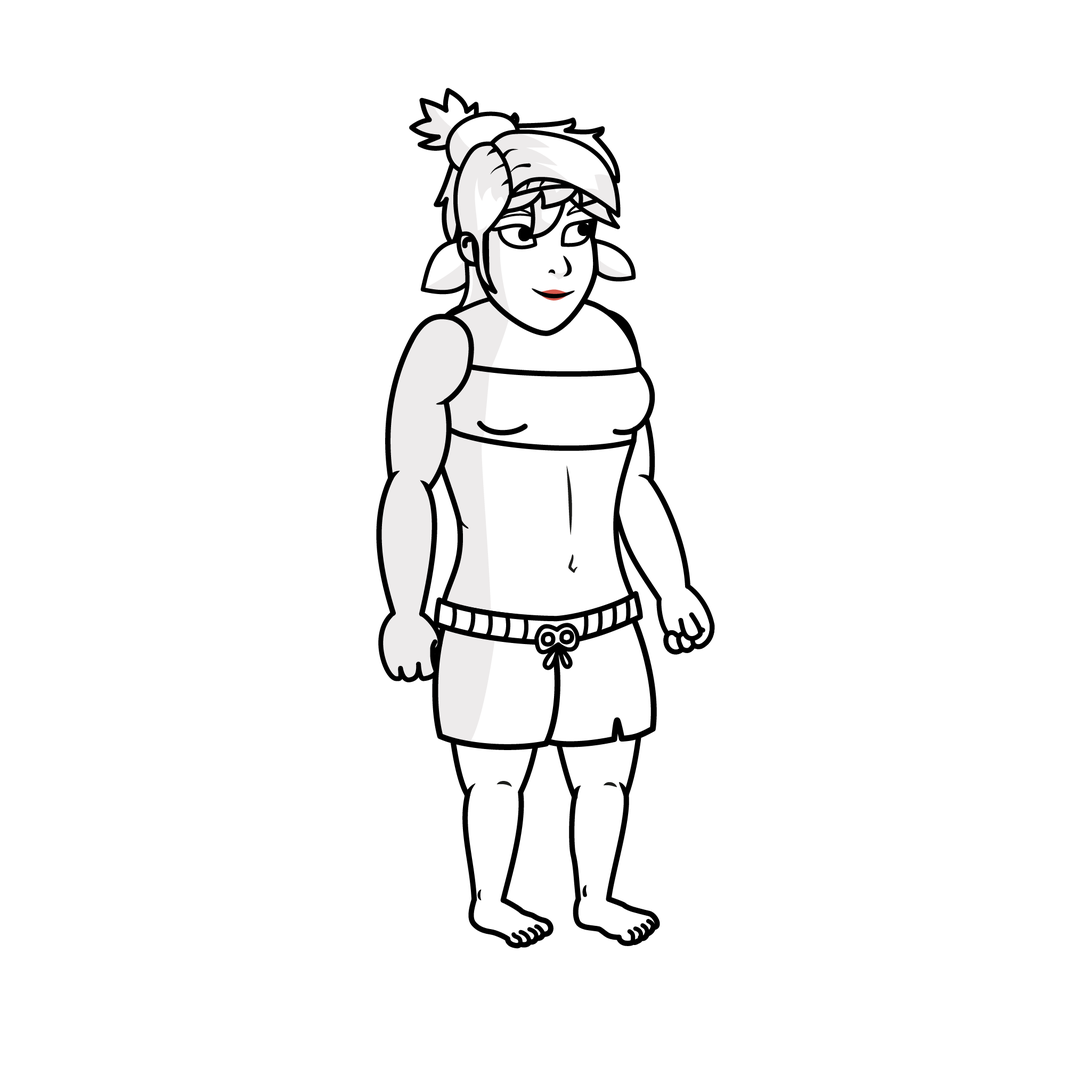
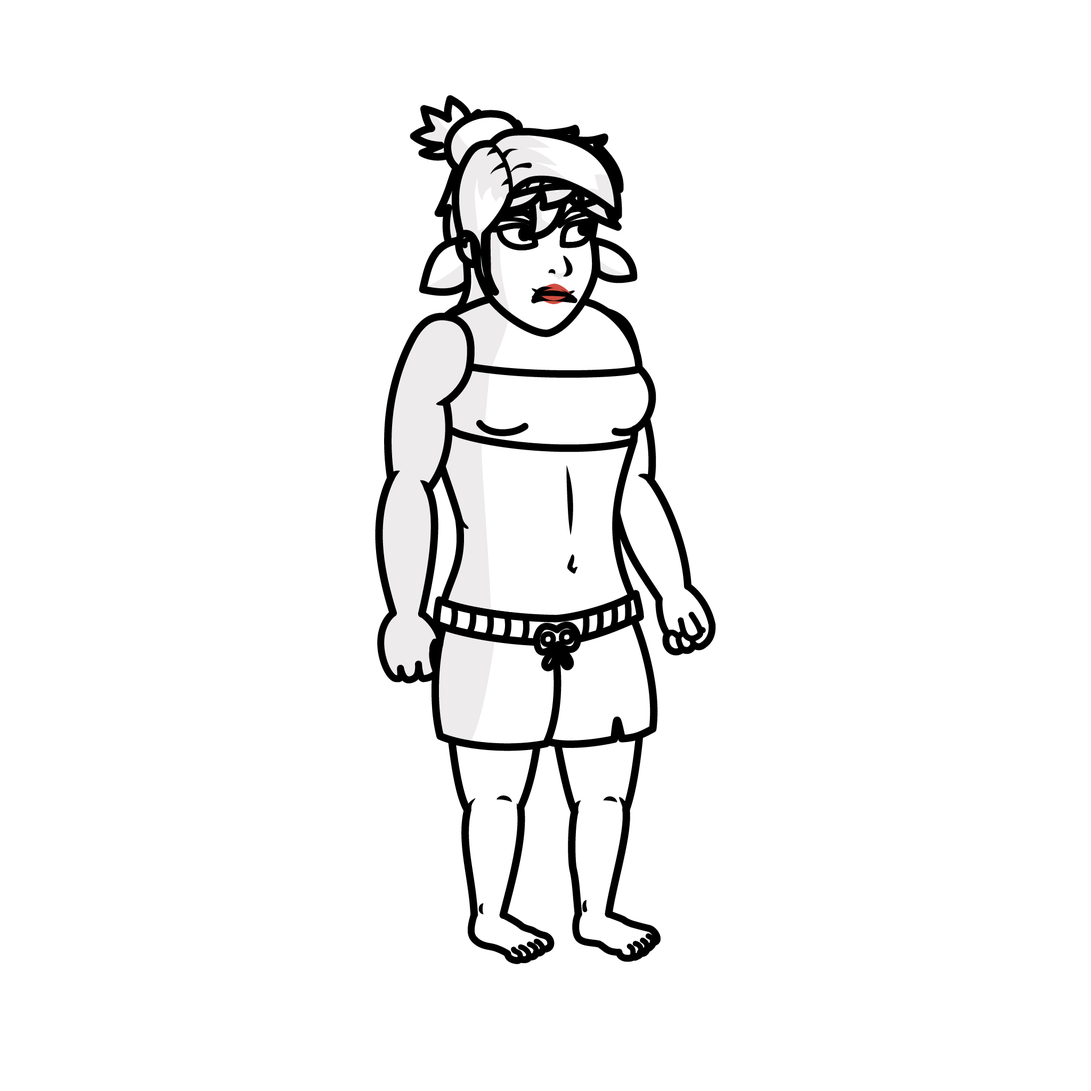
Before/after of a w=1091, h=1091 layered artwork. What changed in the layer stack:
painted on "Shoulder_L" over [384, 312, 475, 494]
added layer "Arm_L" (2nd of 2, in "Arm_L") in group "Arm_L" over [375, 468, 439, 620]
removed layer "Hair 4" (in "Head") from group "Head" over [450, 129, 621, 318]
removed layer "Hair 3" (in "Head") from group "Head" over [445, 111, 611, 299]
renamed "Arm_L" to "Hair 4", moved it into group "Head", painted on it over [376, 127, 623, 620]
renamed "Hand_L" to "Hair 3", moved it into group "Head", painted on it over [378, 109, 612, 683]
added layer "Hair 2" in group "Head" over [418, 132, 638, 297]
added layer "Hair 1" in group "Head" over [409, 94, 625, 257]
renamed "Hair 2" to "Eyebrows 2", moved it into group "Face", painted on it over [420, 134, 637, 295]
renamed "Hair 1" to "Eyebrows", moved it into group "Face", painted on it over [409, 87, 621, 248]
renamed "Eyebrows" to "Nose", painted on it over [495, 204, 598, 280]
renamed "Eyes" to "Mouth 3", painted on it over [490, 217, 596, 302]
painted on "Head" (2nd of 2, in "Head") over [455, 141, 601, 338]
painted on "Chest" over [435, 350, 657, 453]
painted on "Pelvis" over [432, 589, 645, 673]
painted on "Torso" over [422, 289, 644, 624]
painted on "P Thigh_L" over [431, 575, 562, 752]
painted on "Thigh_L" over [442, 577, 548, 815]
painted on "Calf_L" over [461, 774, 526, 920]
painted on "P Thigh_R" over [533, 572, 659, 749]
painted on "Thigh_R" over [543, 577, 646, 817]
painted on "Calf_R" over [568, 773, 631, 919]
painted on "Shoulder_R" over [567, 307, 657, 507]
painted on "Arm_R" (2nd of 2, in "Arm_R") over [609, 469, 692, 604]
…and 8 more changes (3 added, 5 painted, 1 renamed)
